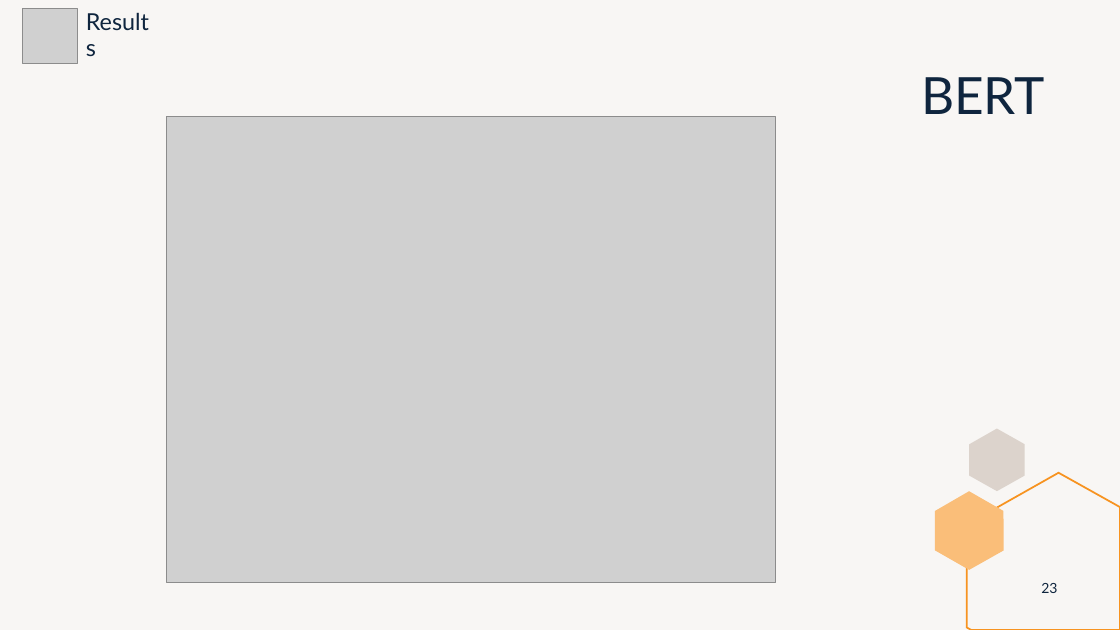
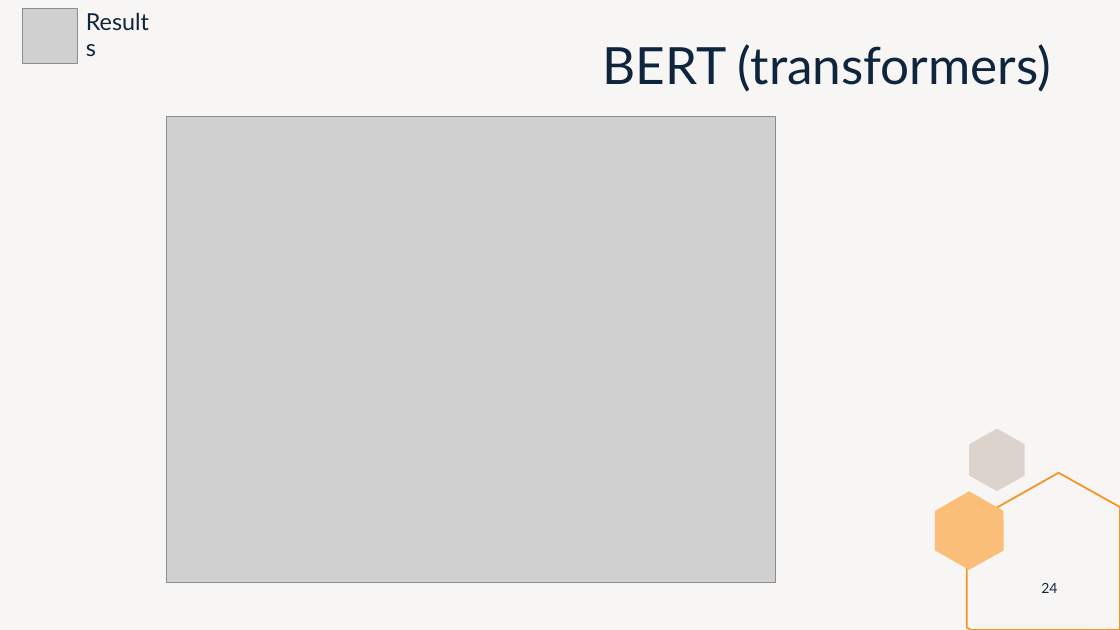
Before and after one commit to marti1999/TFG, a slide deck: slide 24 of informes/entrega final/presentation.pptx (slide 23 before the commit). Drawn at 1120x630 pixels with LibreOffice and Linux fonts; fonts in the diff are those of the drawing; grey boxes stand for pictures. Boxes give left, top, right and bottom in pixels: in the first picture for what was removed or moved away, otherwise in the second. Text is boxed around its words. In the diff, an @@ line names an element or a change of style, - is before the commit and + after.

```diff
--- a/informes/entrega final/presentation.pptx
+++ b/informes/entrega final/presentation.pptx
@@ title at bbox=[602, 44, 1051, 92]: text changed @@
-BERT
+BERT (transformers)
@@ page number at bbox=[1041, 583, 1057, 593]: text changed @@
-23
+24
```
Also in this commit, not shown: 3 other slides changed, 4 slides added, 1 slide removed, 2 other files.
